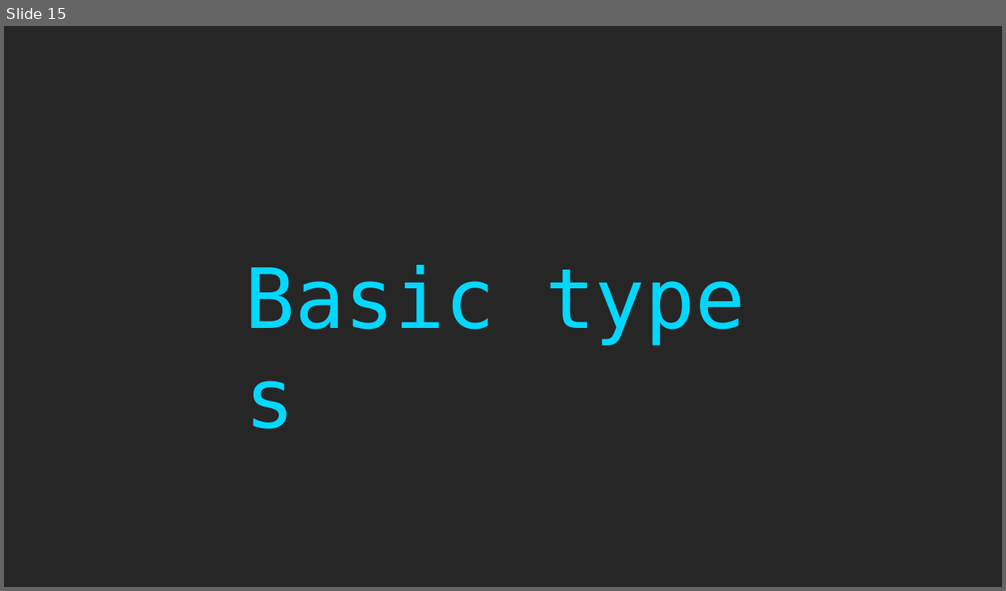
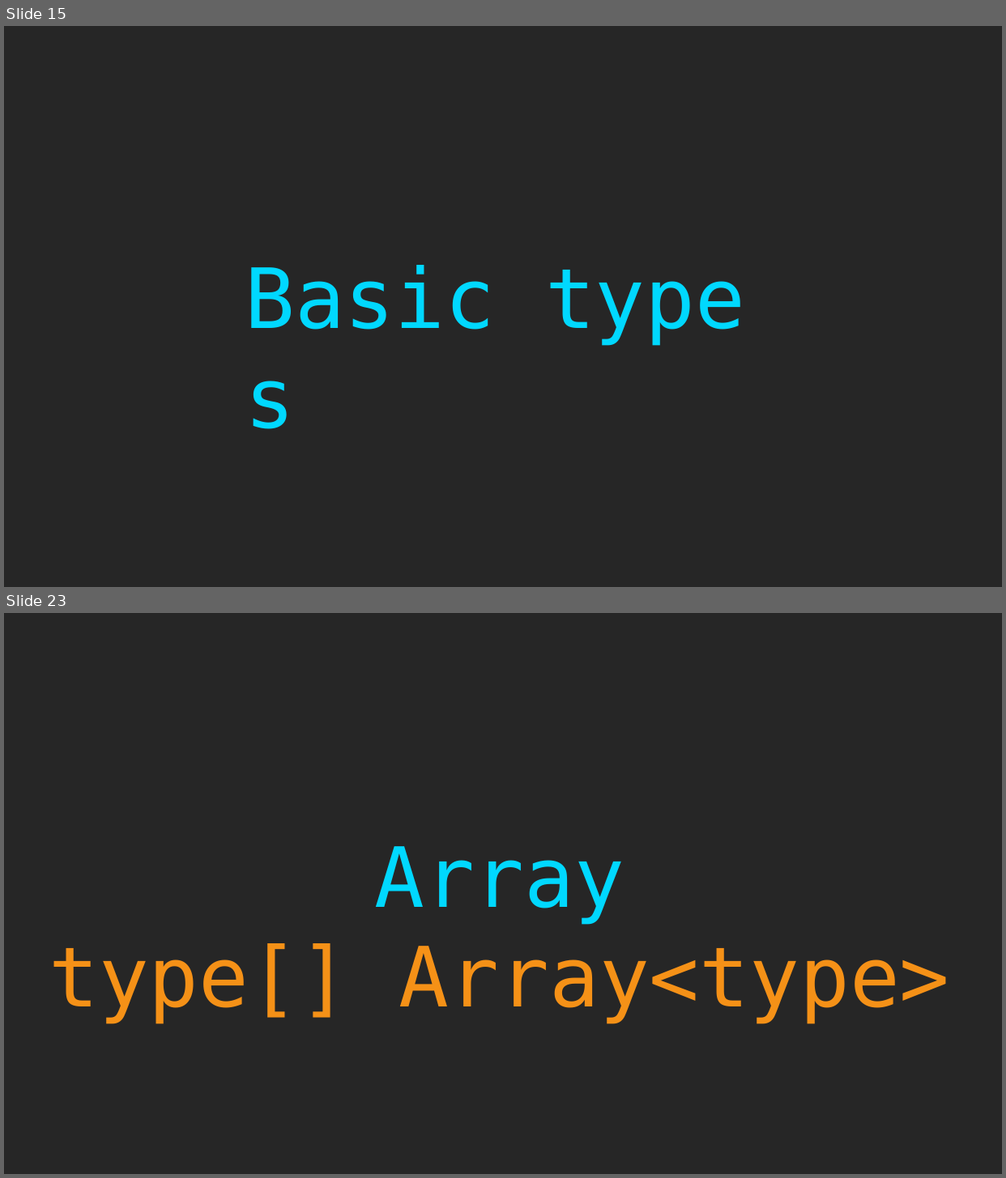
Before and after one commit to rkhaimov/ts-course, a slide deck: Course.pptx. Shown one above the other, each under a label of ours: slide 15 before the commit, slides 15 and 23 after it; the slides between them are not shown. The pictures are 1006x591 and 1006x1178 pixels, drawn with LibreOffice and Linux fonts; fonts in the diff are those of the drawing. Boxes give left, top, right and bottom in pixels: in the first picture for what was removed or moved away, otherwise in the second. Text is boxed around its words. In the diff, an @@ line names an element or a change of style, - is before the commit and + after.

```diff
--- a/Course.pptx
+++ b/Course.pptx
@@ slide 23 added at <box>4,613,1002,1174</box>, background #262626 @@
@@ text added at <box>49,846,950,1024</box>, 80 pt, text #F59117 @@
+Array
+type[] Array<type>
```
Also in this commit, not shown: 1 slide changed, 43 other slides added.
